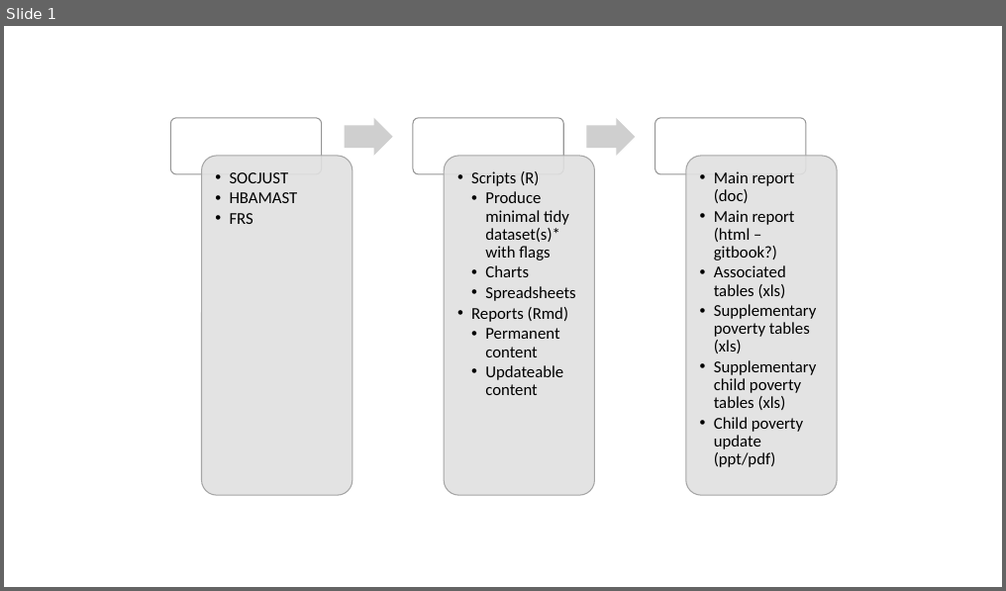
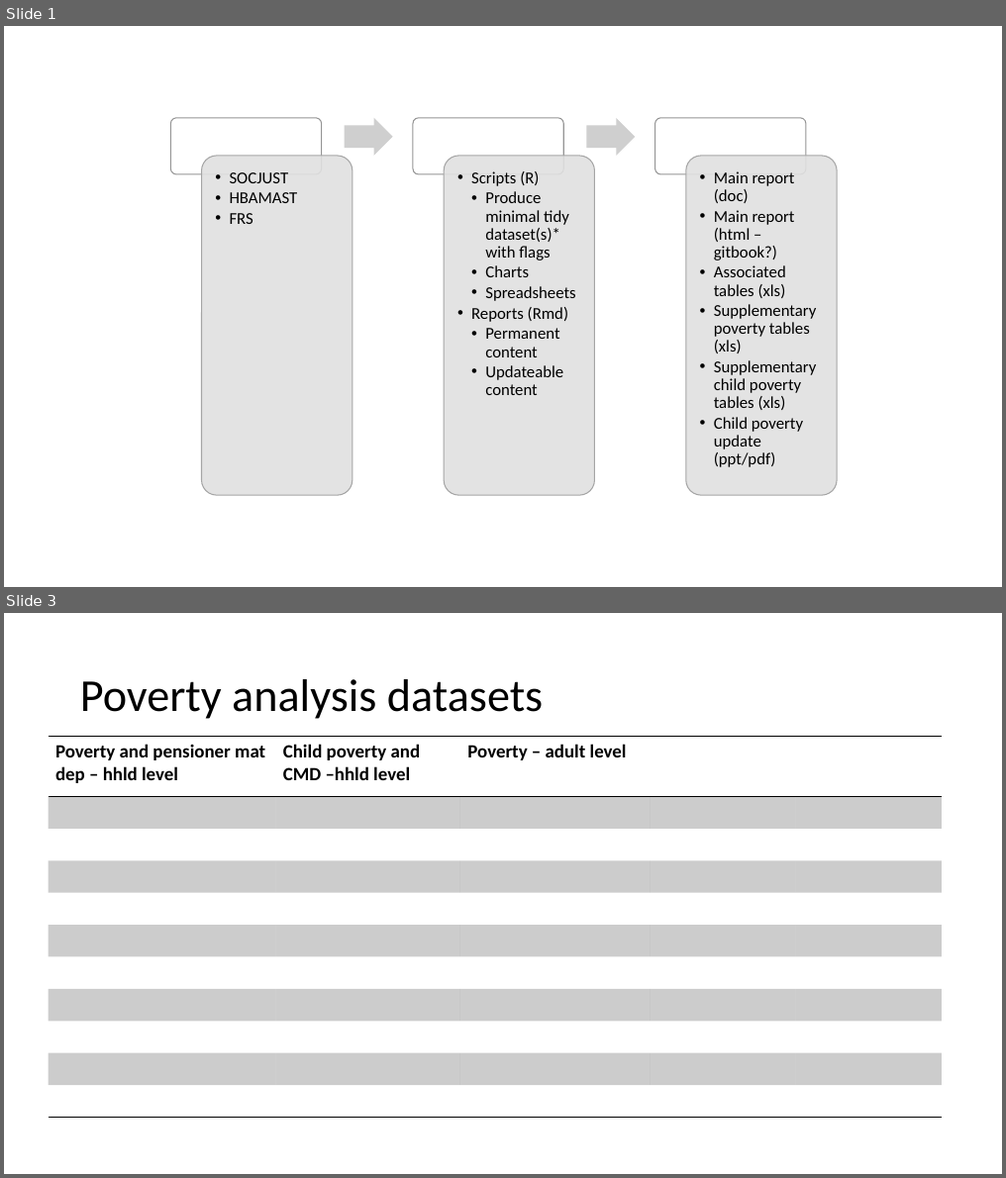
Before and after one commit to ScotGovAnalysis/poverty-publications, a slide deck: RAP.pptx. Shown one above the other, each under a label of ours: slide 1 before the commit, slides 1 and 3 after it; the slides between them are not shown. The pictures are 1006x591 and 1006x1178 pixels, drawn with LibreOffice and Linux fonts; fonts in the diff are those of the drawing. Boxes give left, top, right and bottom in pixels: in the first picture for what was removed or moved away, otherwise in the second. Text is boxed around its words. In the diff, an @@ line names an element or a change of style, - is before the commit and + after.

```diff
--- a/RAP.pptx
+++ b/RAP.pptx
@@ slide 3 added at (x1=4, y1=613, x2=1002, y2=1174), background #FFFFFF @@
@@ title added at (x1=80, y1=679, x2=543, y2=719), 44 pt, text #000000 @@
+Poverty analysis datasets
@@ table added at (x1=49, y1=737, x2=943, y2=1118), 11 rows, 5 columns @@
+Poverty and pensioner mat dep – hhld level | Child poverty and CMD –hhld level | Poverty – adult level |  | 
+ |  |  |  | 
+ |  |  |  | 
+ |  |  |  | 
+ |  |  |  | 
+ |  |  |  | 
+ |  |  |  | 
+ |  |  |  | 
+ |  |  |  | 
+ |  |  |  | 
+ |  |  |  | 
```
Also in this commit, not shown: 1 other slide changed, 1 other slide added, 10 other files.
